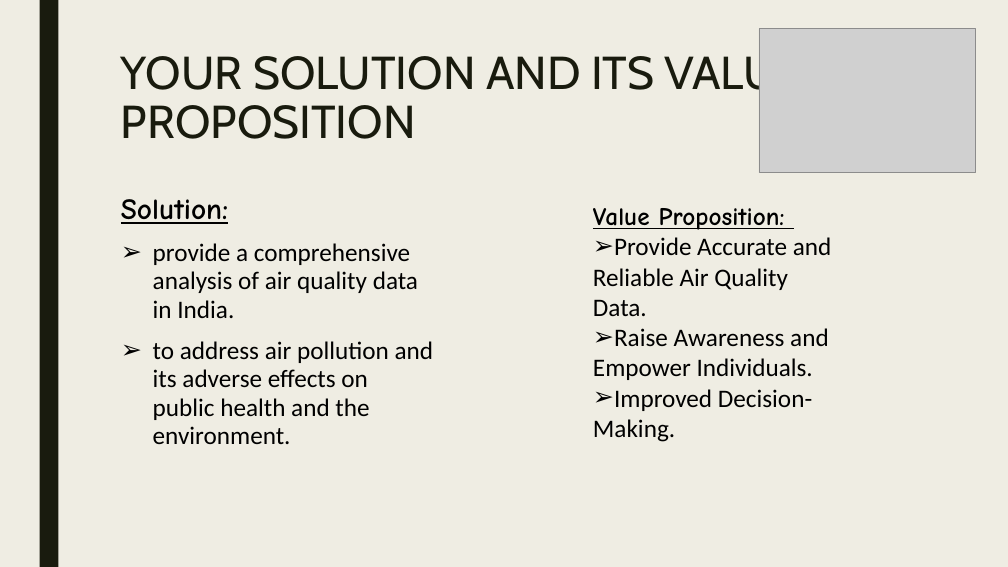
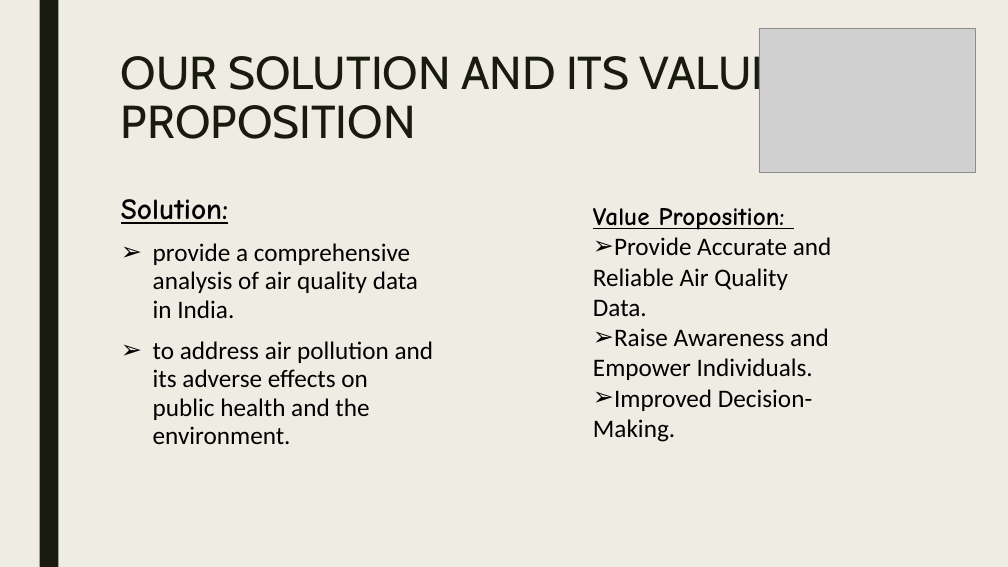
Before and after one commit to anshika20-02/final_AQI, a slide deck: slide 6 of ppt.pptx. Drawn at 1008x567 pixels with LibreOffice and Linux fonts; fonts in the diff are those of the drawing; grey boxes stand for pictures. Boxes give left, top, right and bottom in pixels: in the first picture for what was removed or moved away, otherwise in the second. Text is boxed around its words. In the diff, an @@ line names an element or a change of style, - is before the commit and + after.

```diff
--- a/ppt.pptx
+++ b/ppt.pptx
@@ title at (121, 50, 777, 139): text changed @@
-YOUR SOLUTION AND ITS VALUE PROPOSITION
+OUR SOLUTION AND ITS VALUE PROPOSITION
```
Also in this commit, not shown: 2 other slides changed, 43 other files.
